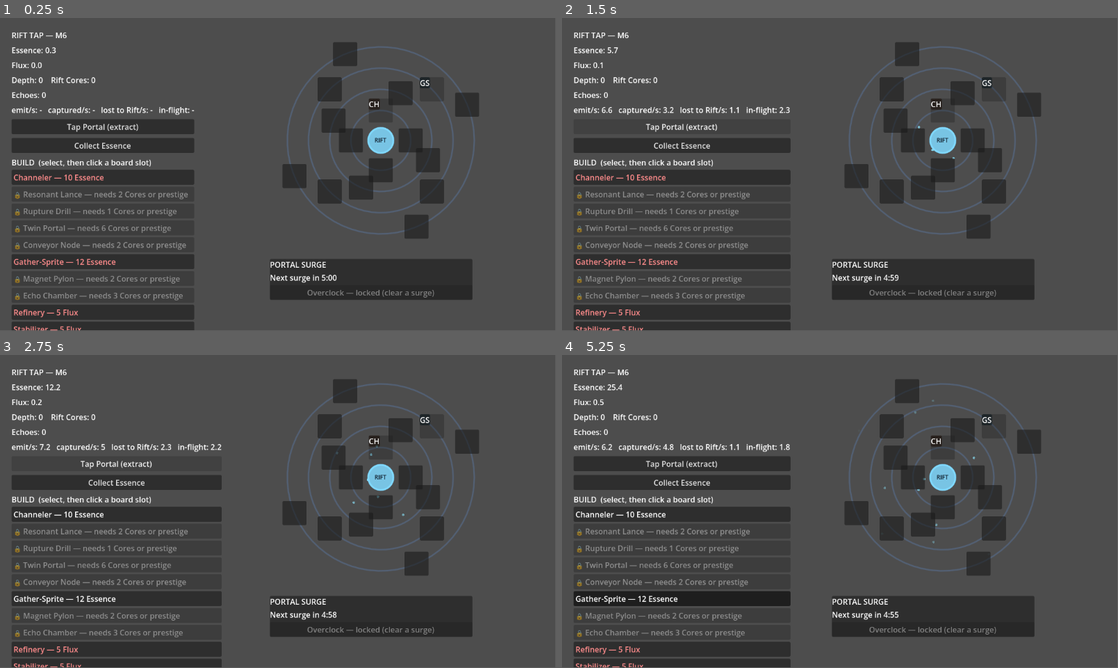
Above: before the commit, frames 1-4 (two rows, left to right).
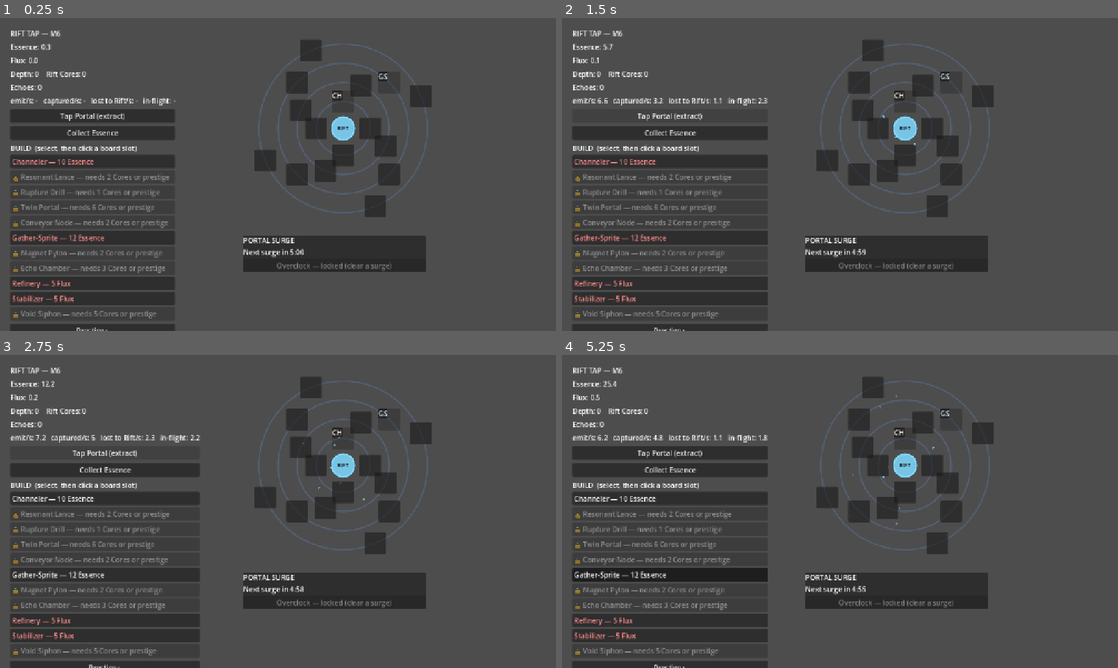
Above: after the commit, the same moments.

Repository: SebRobitaille/reboot-inc
Game: Godot game, scene res://scenes/main/Main.tscn
The game is run twice, just before and just after one commit, with the same random seed, the same clock (stepped at 60 frames per second) and the same inputs.
Inputs:
- Up to frame 1 (0.25 s): no input
- Up to frame 2 (1.5 s): click "Tap Portal (extract)" at 0.5 s; click "Tap Portal (extract)" at 1.25 s
- Up to frame 3 (2.75 s): click "Tap Portal (extract)" at 2 s
- Up to frame 4 (5.25 s): click "Collect Essence" at 2.75 s; click "Collect Essence" at 3.5 s; click "Channeler — 10 Essence" at 4.25 s; click "Gather-Sprite — 12 Essence" at 5 s
In our replay, the window is 799x449 before the commit and 800x450 after it. These sizes can differ from the game's own. Grey fills any space a smaller window leaves; there, only what the larger window draws over its background counts as a difference.

The runs differ from the first frame. In frame 1, 25% of the frame differs, in the area x 1-87%, y 4-100%; in frame 2, 25%; in frame 3, 25%; in frame 4, 28%.

Commit message:
Rift Tap: launch fullscreen with scaled UI
- project.godot [display]: window mode 3 (fullscreen), canvas_items stretch
  with keep aspect on a 1280x720 base so the fixed-layout UI scales to fill
  the screen instead of clustering in a corner
- main.gd: F11 toggles fullscreen, Esc drops to windowed so you're never
  trapped

Co-Authored-By: Claude Opus 4.8 <noreply@anthropic.com>

Diff:
--- a/GodotProjects/void_miner/docs/rift_tap/project.godot
+++ b/GodotProjects/void_miner/docs/rift_tap/project.godot
@@ -14,6 +14,15 @@
 run/main_scene="res://scenes/main/Main.tscn"
 config/features=PackedStringArray("4.6", "Forward Plus")
 
+[display]
+
+; Launch fullscreen; the fixed-layout UI is scaled to fill via canvas_items stretch.
+window/size/viewport_width=1280
+window/size/viewport_height=720
+window/size/mode=3
+window/stretch/mode="canvas_items"
+window/stretch/aspect="keep"
+
 [autoload]
 
 EventBus="*res://autoload/event_bus.gd"
--- a/GodotProjects/void_miner/docs/rift_tap/scenes/main/main.gd
+++ b/GodotProjects/void_miner/docs/rift_tap/scenes/main/main.gd
@@ -143,3 +143,14 @@
 		NumberFormat.format(stats["lost_per_sec"]),
 		NumberFormat.format(stats["inflight_total"]),
 	]
+
+## The game launches fullscreen; F11 toggles it and Esc drops to windowed so you're
+## never trapped.
+func _unhandled_input(event: InputEvent) -> void:
+	if event is InputEventKey and event.pressed and not event.echo:
+		if event.keycode == KEY_F11:
+			var fs := DisplayServer.window_get_mode() == DisplayServer.WINDOW_MODE_FULLSCREEN
+			DisplayServer.window_set_mode(
+				DisplayServer.WINDOW_MODE_WINDOWED if fs else DisplayServer.WINDOW_MODE_FULLSCREEN)
+		elif event.keycode == KEY_ESCAPE:
+			DisplayServer.window_set_mode(DisplayServer.WINDOW_MODE_WINDOWED)
